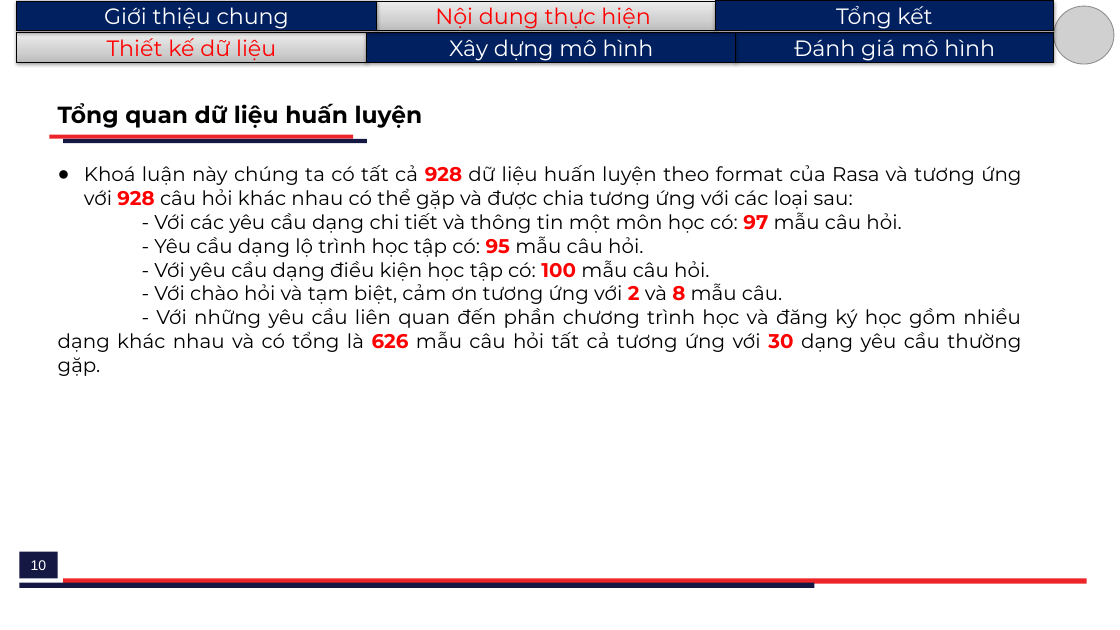
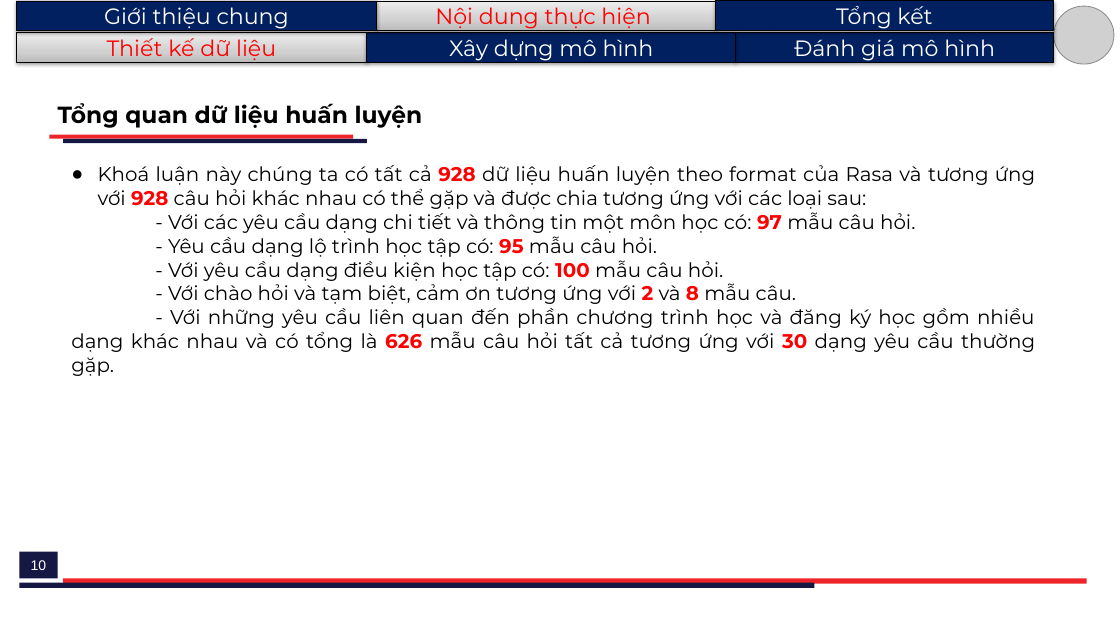
Before and after one commit to H4ll3y/Rasa-Consultant, a slide deck: slide 10 of doc/A37134_LeQuangHuy.pptx. Drawn at 1120x630 pixels with LibreOffice and Linux fonts; fonts in the diff are those of the drawing; grey boxes stand for pictures. Boxes give left, top, right and bottom in pixels: in the first picture for what was removed or moved away, otherwise in the second. Text is boxed around its words. In the diff, an @@ line names an element or a change of style, - is before the commit and + after.

```diff
--- a/doc/A37134_LeQuangHuy.pptx
+++ b/doc/A37134_LeQuangHuy.pptx
@@ text "Khoá luận này chúng ta ...": place and size @@
-text "Khoá luận này chúng ta ..." at [58, 165, 1021, 376]
+text "Khoá luận này chúng ta ..." at [71, 165, 1035, 376]
```
Also in this commit, not shown: 8 other slides changed, 2 other files.
